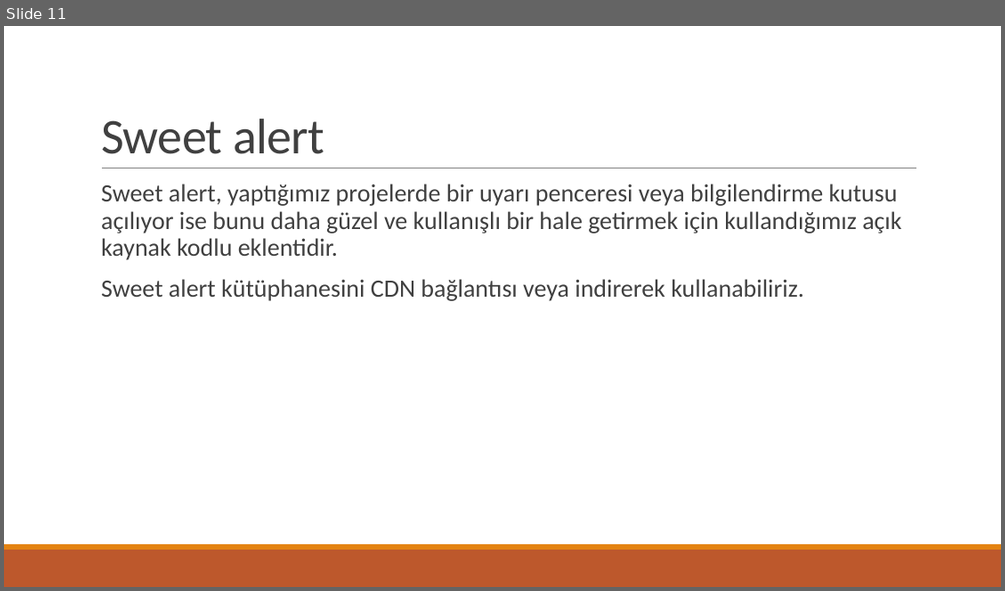
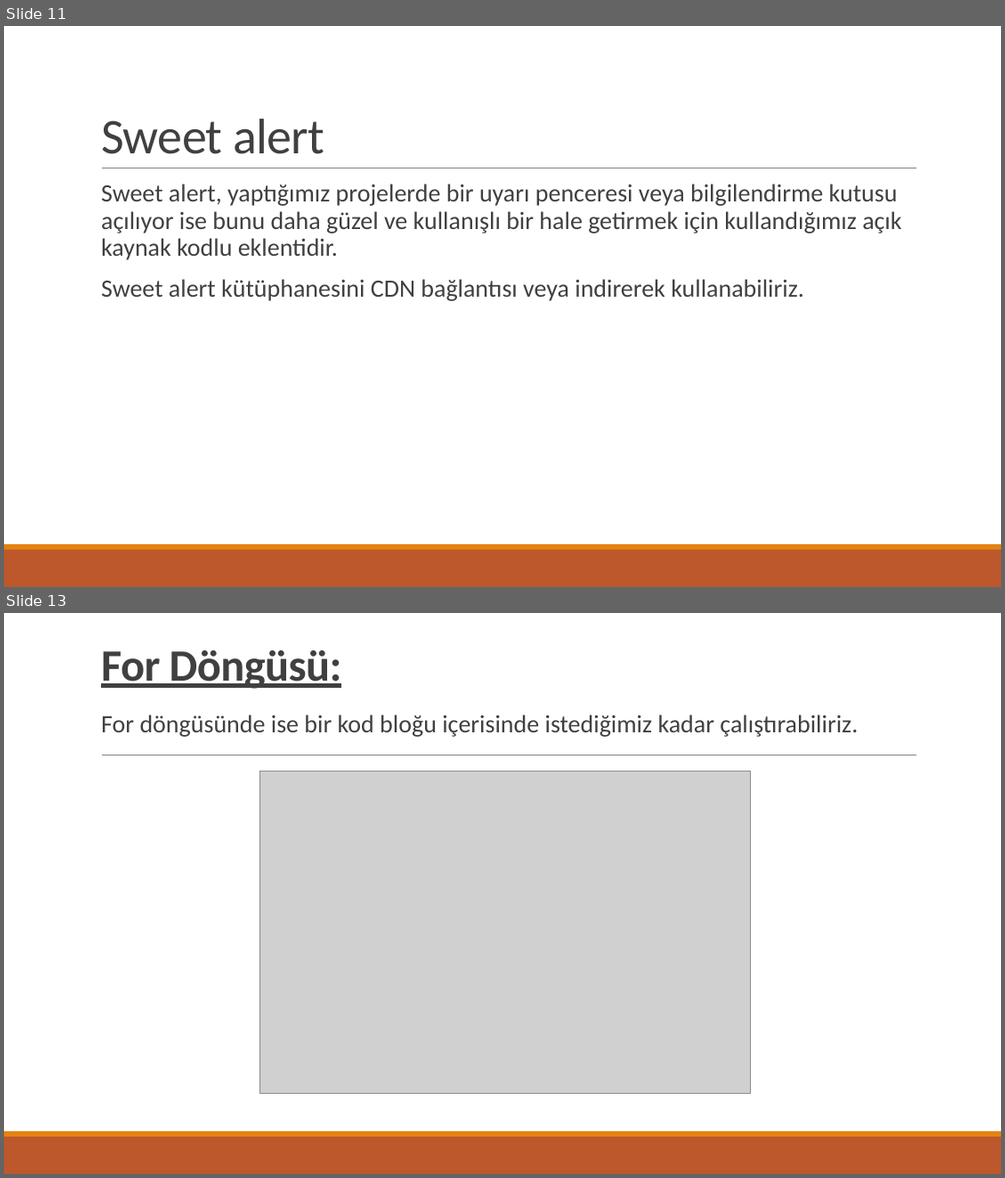
Before and after one commit to TechCareer-FrontEnd-1/tubisad-frontend-Ugur-Mert, a slide deck: Homework(research).pptx. Shown one above the other, each under a label of ours: slide 11 before the commit, slides 11 and 13 after it; the slides between them are not shown. The pictures are 1005x591 and 1005x1178 pixels, drawn with LibreOffice and Linux fonts; fonts in the diff are those of the drawing; grey boxes stand for pictures. Boxes give left, top, right and bottom in pixels: in the first picture for what was removed or moved away, otherwise in the second. Text is boxed around its words. In the diff, an @@ line names an element or a change of style, - is before the commit and + after.

Commit message:
for ve while döngüsü arasındaki farklar

```diff
--- a/Homework(research).pptx
+++ b/Homework(research).pptx
@@ slide 13 added at box(4, 613, 1001, 1174), background #FFFFFF; not listed: 3 template elements that a slide beside it also shows @@
@@ title added at box(101, 650, 342, 689), 43.2 pt, text #404040, bold, underline @@
+For Döngüsü:
@@ text added at box(101, 714, 858, 737), 24 pt, text #404040 @@
+  For döngüsünde ise bir kod bloğu içerisinde istediğimiz kadar çalıştırabiliriz.
@@ picture added at box(259, 771, 751, 1093) @@
```
Also in this commit, not shown: 3 other slides added.
